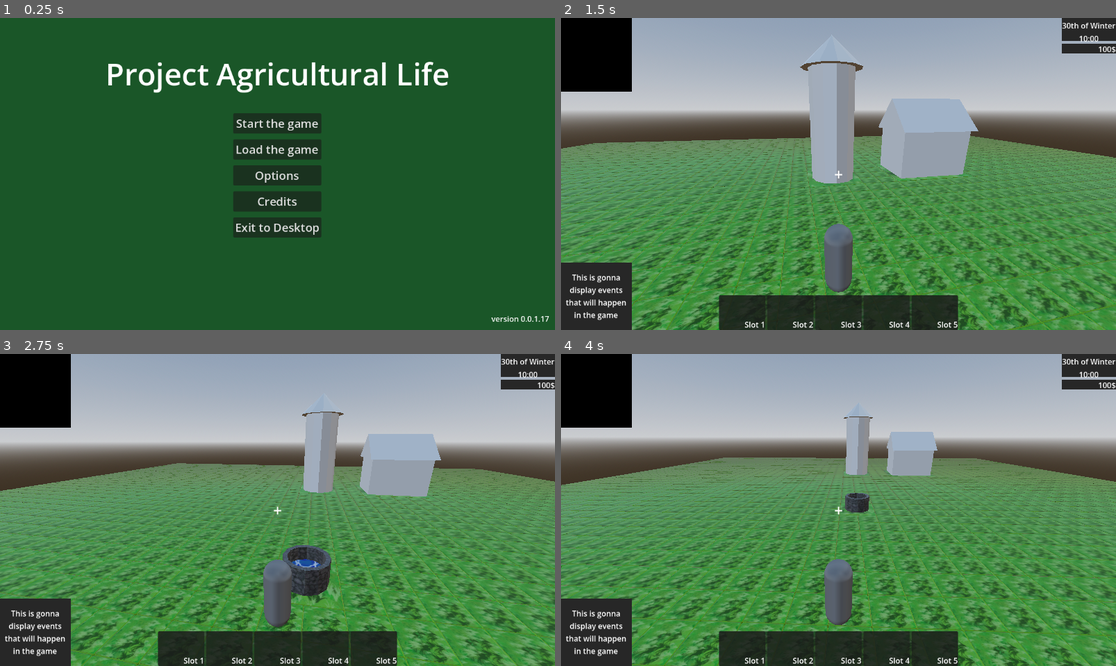
Above: before the commit, frames 1-4 (two rows, left to right).
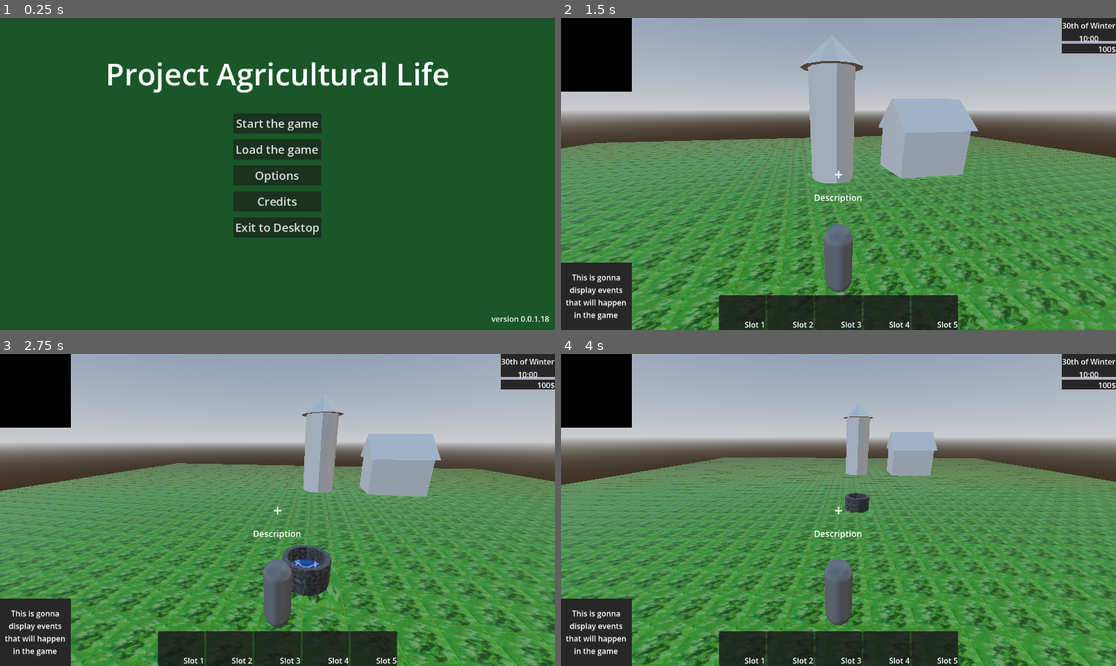
Above: after the commit, the same moments.

Repository: MatGalos/project-agriculural-life
Game: Godot game, scene res://Scenes/UIs/Menus/LaunchMenu/MainMenu.tscn
Two runs of this game, one before a commit and one after it. Both use one fixed random seed, a clock stepped at 60 frames per second and the inputs below.
Inputs (mouse positions are in pixels of both pictures, inside the frame that each line leads up to):
- Up to frame 1 (0.25 s): no input
- Up to frame 2 (1.5 s): click "Start the game" at 0.5 s; tap Enter at 1.25 s; move the mouse to (866, 174) at 1.27 s; hold Up (ui_up) from 1.28 s (still down)
- Up to frame 3 (2.75 s): keep holding Up (ui_up); move the mouse to (249, 510) at 2.02 s
- Up to frame 4 (4 s): keep holding Up (ui_up); move the mouse to (849, 503) at 2.77 s; move the mouse to (832, 516) at 3.52 s

The runs differ from the first frame. In frame 1, less than 0.1% of the frame differs, in the area x 98-99%, y 95-98%; in frame 2, 0.1%; in frame 3, 0.1%, in the area x 45-55%, y 56-60%; in frame 4, 0.1%.

Commit message:
Implemented description under crosshair

Diff:
--- a/Scenes/UIs/PlayerHUD/player_hud.tscn
+++ b/Scenes/UIs/PlayerHUD/player_hud.tscn
@@ -1,10 +1,13 @@
 [gd_scene format=3 uid="uid://dbash3tpjwypy"]
+
+[ext_resource type="Script" uid="uid://dndcdnl5x5b0u" path="res://Scripts/UIs/PlayerHUD/player_hud.gd" id="1_p5k4q"]
 
 [sub_resource type="LabelSettings" id="LabelSettings_334lg"]
 font_size = 32
 
 [node name="PlayerHUD" type="CanvasLayer" unique_id=76956586]
-metadata/_edit_vertical_guides_ = [601.0]
+script = ExtResource("1_p5k4q")
+metadata/_edit_vertical_guides_ = [-57.0]
 
 [node name="Root" type="Control" parent="." unique_id=1894068692]
 layout_mode = 3
@@ -214,3 +217,18 @@
 label_settings = SubResource("LabelSettings_334lg")
 horizontal_alignment = 1
 vertical_alignment = 1
+
+[node name="PromptLabel" type="Label" parent="Root/CenterContainer" unique_id=2073249251]
+layout_mode = 1
+anchors_preset = 5
+anchor_left = 0.5
+anchor_right = 0.5
+offset_left = -210.0
+offset_top = 52.0
+offset_right = 210.0
+offset_bottom = 92.0
+grow_horizontal = 2
+text = "Description"
+horizontal_alignment = 1
+vertical_alignment = 1
+autowrap_mode = 2
--- /dev/null
+++ b/Scripts/UIs/PlayerHUD/player_hud.gd
@@ -0,0 +1,26 @@
+extends CanvasLayer
+
+const CROSSHAIR_SIZE := 40.0
+
+@onready var prompt_label: Label = $Root/CenterContainer/PromptLabel
+
+
+func _ready() -> void:
+	get_viewport().size_changed.connect(_update_prompt_layout)
+	_update_prompt_layout()
+
+
+func _update_prompt_layout() -> void:
+	var viewport_size: Vector2 = get_viewport().get_visible_rect().size
+	var min_axis: float = minf(viewport_size.x, viewport_size.y)
+	var prompt_width: float = clampf(viewport_size.x * 0.42, 280.0, 640.0)
+	var prompt_gap: float = clampf(min_axis * 0.045, 28.0, 64.0)
+	var prompt_font_size: int = roundi(clampf(min_axis * 0.026, 18.0, 28.0))
+	var prompt_height: float = maxf(float(prompt_font_size) * 1.7, 40.0)
+	var prompt_top: float = (CROSSHAIR_SIZE * 0.5) + prompt_gap
+
+	prompt_label.offset_left = -prompt_width * 0.5
+	prompt_label.offset_top = prompt_top
+	prompt_label.offset_right = prompt_width * 0.5
+	prompt_label.offset_bottom = prompt_top + prompt_height
+	prompt_label.add_theme_font_size_override("font_size", prompt_font_size)
--- a/project.godot
+++ b/project.godot
@@ -11,7 +11,7 @@
 [application]
 
 config/name="Project_Agricultural_life"
-config/version="0.0.1.17"
+config/version="0.0.1.18"
 run/main_scene="uid://bg2wnf0pafkqt"
 config/features=PackedStringArray("4.6", "Forward Plus")
 config/icon="res://Assets/Icons/AppIcons/icon.svg"
Not shown, added: Scripts/UIs/PlayerHUD/player_hud.gd.uid
Not shown, changed: README.md
